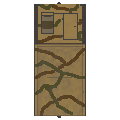
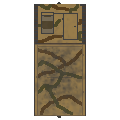
Revision of a layered 120×120 image; what changed, layer by layer:
added layer "extra_bed_weathering" above "weathering" over (34, 9, 85, 116)
painted on "camo" over (35, 48, 85, 116)
